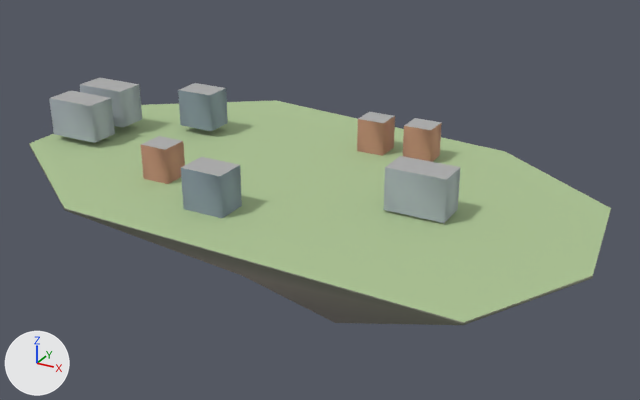
The glTF model godot_project/remake/sky/islands/SKY-030.lod2.glb, before and after one commit.
The view is the same before and after, from a 50 mm lens placed at (263.0, -450.0, 211.0), pointed at (10.0, 11.0, -20.0). Every picture has the same lights, and +X, +Y and +Z are marked at lower left. The older version comes first. Vertices at exactly the same position are counted once.

The older version as bpy lines, for what is in view:
```python
me_buildings = bpy.data.meshes.new('buildings')
me_buildings.from_pydata(...)  # 64 vertices, 80 faces; spans x -182.0..108.0, y -78.0..74.0, z 0.0..32.0
me_buildings.materials.append(mat_sky_lod_bldg)
me_deck = bpy.data.meshes.new('deck')
me_deck.from_pydata(...)  # 9 vertices, 8 faces; spans x -192.0..195.0, y -117.0..128.0, z 0.0
me_deck.materials.append(mat_sky_deck)
me_rock = bpy.data.meshes.new('rock')
me_rock.from_pydata(...)  # 29 vertices, 48 faces; spans x -192.0..195.0, y -117.0..128.0, z -85.0..0.0
me_rock.materials.append(mat_sky_rock)
ob_buildings = bpy.data.objects.new('buildings', me_buildings)
ob_buildings.location = (0.0, 0.0, 0.0)
ob_deck = bpy.data.objects.new('deck', me_deck)
ob_deck.location = (0.0, 0.0, 0.0)
ob_rock = bpy.data.objects.new('rock', me_rock)
ob_rock.location = (0.0, 0.0, 0.0)
```
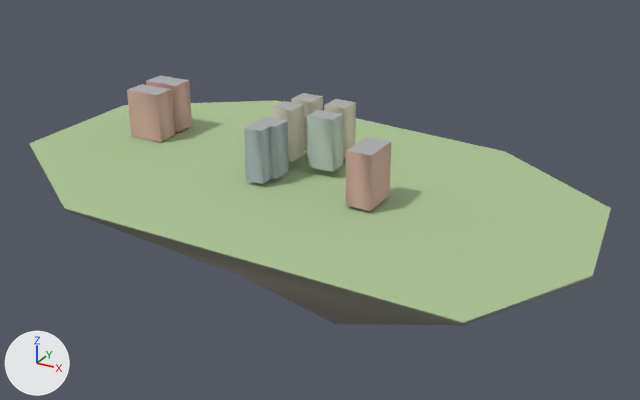
What the commit changed:
me_buildings is used by ob_buildings; location (0.0, 0.0, 0.0).
me_buildings had 64 vertices, 80 faces and spanned x -182.0..108.0, y -78.0..74.0, z 0.0..32.0.
me_buildings now has 72 vertices, 90 faces and spans x -138.0..66.0, y -32.0..41.0, z 1.0..40.0.
me_buildings part 1: the loose piece of 8 vertices spanning x -32.0..-4.0, y -78.0..-58.0, z 0.0..26.0 is scaled about its middle by (0.444, 0.55, 1.29), then moved by (4.0, 44.0, 7.0).
me_buildings part 2: the loose piece of 8 vertices spanning x -82.0..-62.0, y -52.0..-34.0, z 0.0..23.0 is scaled about its middle by (0.842, 0.778, 1.46), then moved by (59.0, 32.0, 9.0).
me_buildings part 3: the loose piece of 8 vertices spanning x 14.0..32.0, y 56.0..74.0, z 0.0..23.0 is scaled about its middle by (0.789, 0.833, 1.46), then moved by (-37.0, -53.0, 12.0).
me_buildings part 4: the loose piece of 8 vertices spanning x 72.0..108.0, y -26.0..-4.0, z 1.0..27.0 is scaled about its middle by (0.432, 1.24, 1.29), then moved by (-32.0, -4.0, 4.0).
me_buildings part 5: the loose piece of 8 vertices spanning x 47.0..66.0, y 56.0..74.0, z 0.0..24.0 is scaled about its middle by (0.947, 0.778, 1.46), then moved by (-43.0, -54.0, 10.0).
me_buildings part 6: the loose piece of 8 vertices spanning x -115.0..-88.0, y 31.0..51.0, z 5.0..31.0 is scaled about its middle by (0.556, 0.75, 1.29), then moved by (90.0, -8.0, 5.0).
me_buildings part 7: the loose piece of 8 vertices spanning x -182.0..-145.0, y 4.0..26.0, z 6.0..32.0 is scaled about its middle by (0.405, 0.714, 1.29), then moved by (176.0, 18.0, 4.0).
me_buildings part 8: the loose piece of 8 vertices spanning x -182.0..-145.0, y -26.0..-4.0, z 4.0..30.0 is scaled about its middle by (0.703, 0.762, 1.29), then moved by (38.0, 28.0, 0.0).
me_buildings part 9: the loose piece of 8 vertices spanning x -115.0..-88.0, y 31.0..51.0, z 5.0..31.0 is copied, and the copy is scaled about its middle by (0.963, 0.8, 1.29), then moved by (-24.0, -8.0, 1.0); it spans x -138.0..-113.0, y 25.0..41.0, z 2.0..36.0.

Changed parts and their boxes (x1, y1, x2, y2) in the pictures (640 x 400 px; the box of a moved part takes in the faces that stretch with it):
'buildings', reshaped (36% narrower, 6% shorter)
    before: (49, 78, 461, 223)
    after: (127, 75, 391, 211)
part 1 of me_buildings, moved or reshaped
    before: (181, 157, 242, 218)
    after: (244, 123, 272, 184)
part 2 of me_buildings, moved or reshaped
    before: (141, 136, 185, 184)
    after: (254, 117, 288, 179)
part 3 of me_buildings, moved or reshaped
    before: (357, 112, 395, 156)
    after: (272, 101, 305, 161)
part 4 of me_buildings, moved or reshaped
    before: (384, 156, 461, 223)
    after: (346, 137, 391, 211)
part 5 of me_buildings, moved or reshaped
    before: (403, 118, 442, 162)
    after: (307, 110, 343, 172)
part 6 of me_buildings, moved or reshaped
    before: (178, 83, 228, 131)
    after: (291, 93, 323, 151)
part 7 of me_buildings, moved or reshaped
    before: (80, 78, 142, 127)
    after: (324, 99, 356, 159)
part 8 of me_buildings, moved or reshaped
    before: (49, 91, 115, 143)
    after: (127, 84, 175, 142)
part 9 of me_buildings, added (brown)
    after: (146, 75, 192, 132)
